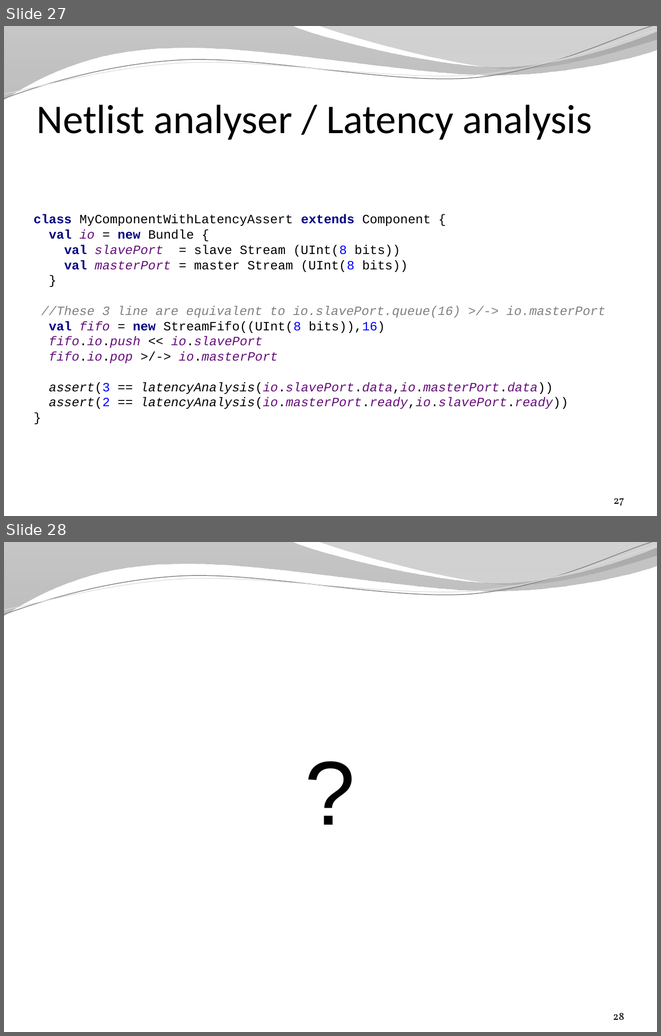
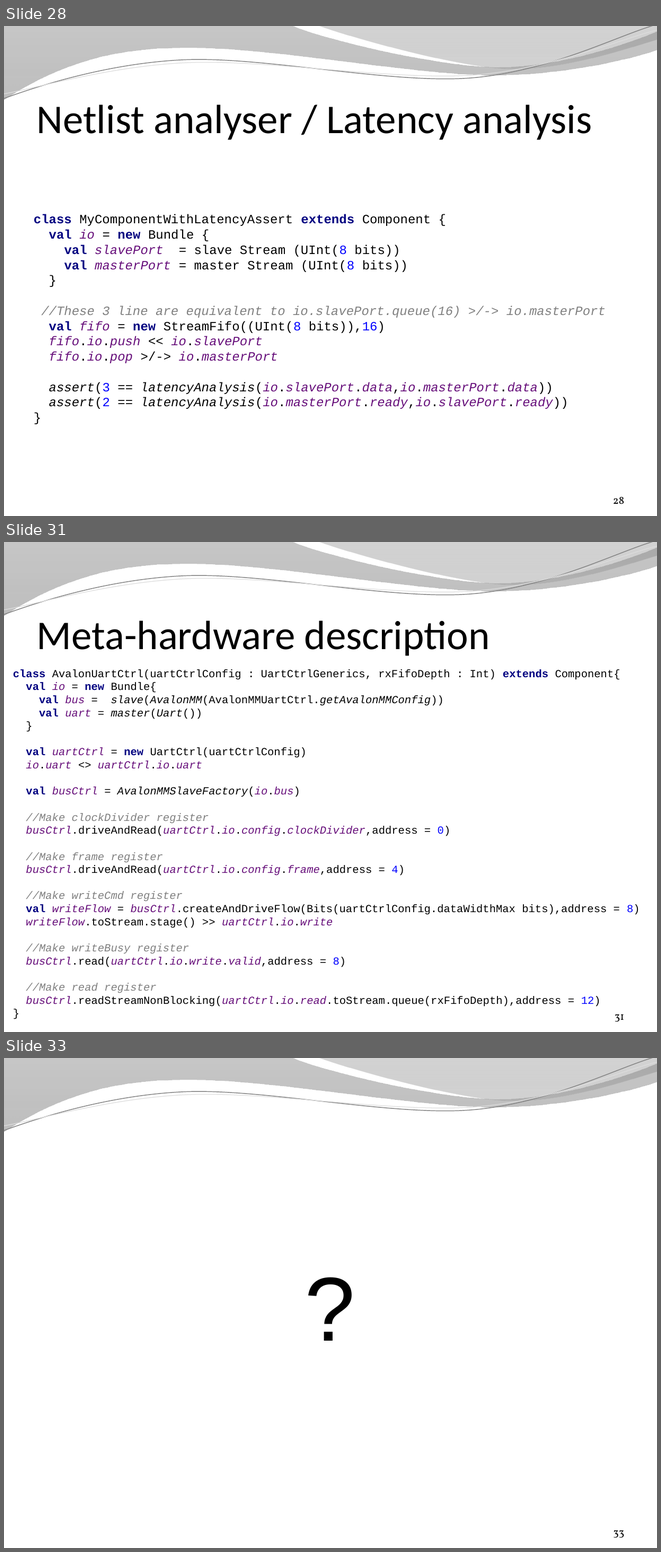
Before and after one commit to SpinalHDL/SpinalDoc, a slide deck: presentation/en/presentation3.pptx. Shown one above the other, each under a label of ours: slides 27 and 28 before the commit, slides 28, 31 and 33 after it; the slides between them are not shown. The pictures are 661x1036 and 661x1552 pixels, drawn with LibreOffice and Linux fonts; fonts in the diff are those of the drawing; background and template pictures are left out. Boxes give left, top, right and bottom in pixels: in the first picture for what was removed or moved away, otherwise in the second. Text is boxed around its words. In the diff, an @@ line names an element or a change of style, - is before the commit and + after.

```diff
--- a/presentation/en/presentation3.pptx
+++ b/presentation/en/presentation3.pptx
@@ slide 31 added at (4,542,657,1032), background picture (left out); not listed: 4 template elements that a slide beside it also shows @@
@@ title added at (37,620,490,656), 45 pt, text #000000 @@
+Meta-hardware description
@@ text added at (13,669,640,1006), 12 pt, text #000000 @@
+class AvalonUartCtrl(uartCtrlConfig : UartCtrlGenerics, rxFifoDepth : Int) extends Component{
+val io = new Bundle{
+val bus = slave(AvalonMM(AvalonMMUartCtrl.getAvalonMMConfig))
+val uart = master(Uart())
+}
+val uartCtrl = new UartCtrl(uartCtrlConfig)
+io.uart <> uartCtrl.io.uart
+val busCtrl = AvalonMMSlaveFactory(io.bus)
+//Make clockDivider register
+busCtrl.driveAndRead(uartCtrl.io.config.clockDivider,address = 0)
+//Make frame register
+busCtrl.driveAndRead(uartCtrl.io.config.frame,address = 4)
+//Make writeCmd register
+val writeFlow = busCtrl.createAndDriveFlow(Bits(uartCtrlConfig.dataWidthMax bits),address = 8)
+writeFlow.toStream.stage() >> uartCtrl.io.write
+//Make writeBusy register
+busCtrl.read(uartCtrl.io.write.valid,address = 8)
+//Make read register
+busCtrl.readStreamNonBlocking(uartCtrl.io.read.toStream.queue(rxFifoDepth),address = 12)
+}
@@ page number added at (615,1014,624,1022), 12 pt, text #000000 @@
+31
@@ what was slide 27 is now slide 28 @@
@@ page number at (613,497,624,504): text changed @@
-27
+28
@@ what was slide 28 is now slide 33 @@
@@ page number at (613,1530,624,1538): text changed @@
-28
+33
```
Also in this commit, not shown: 2 slides changed, 4 other slides added, 1 other file.
